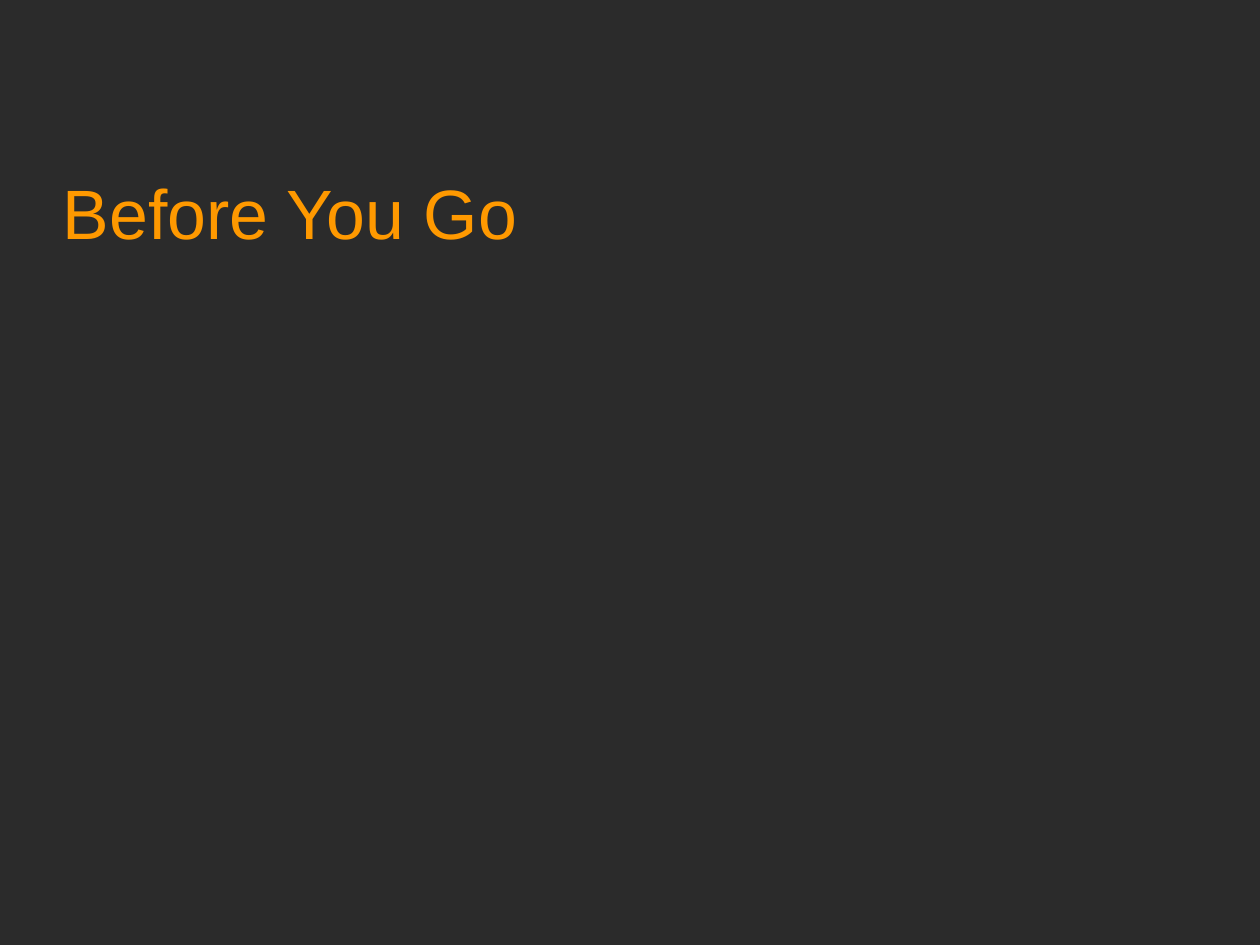
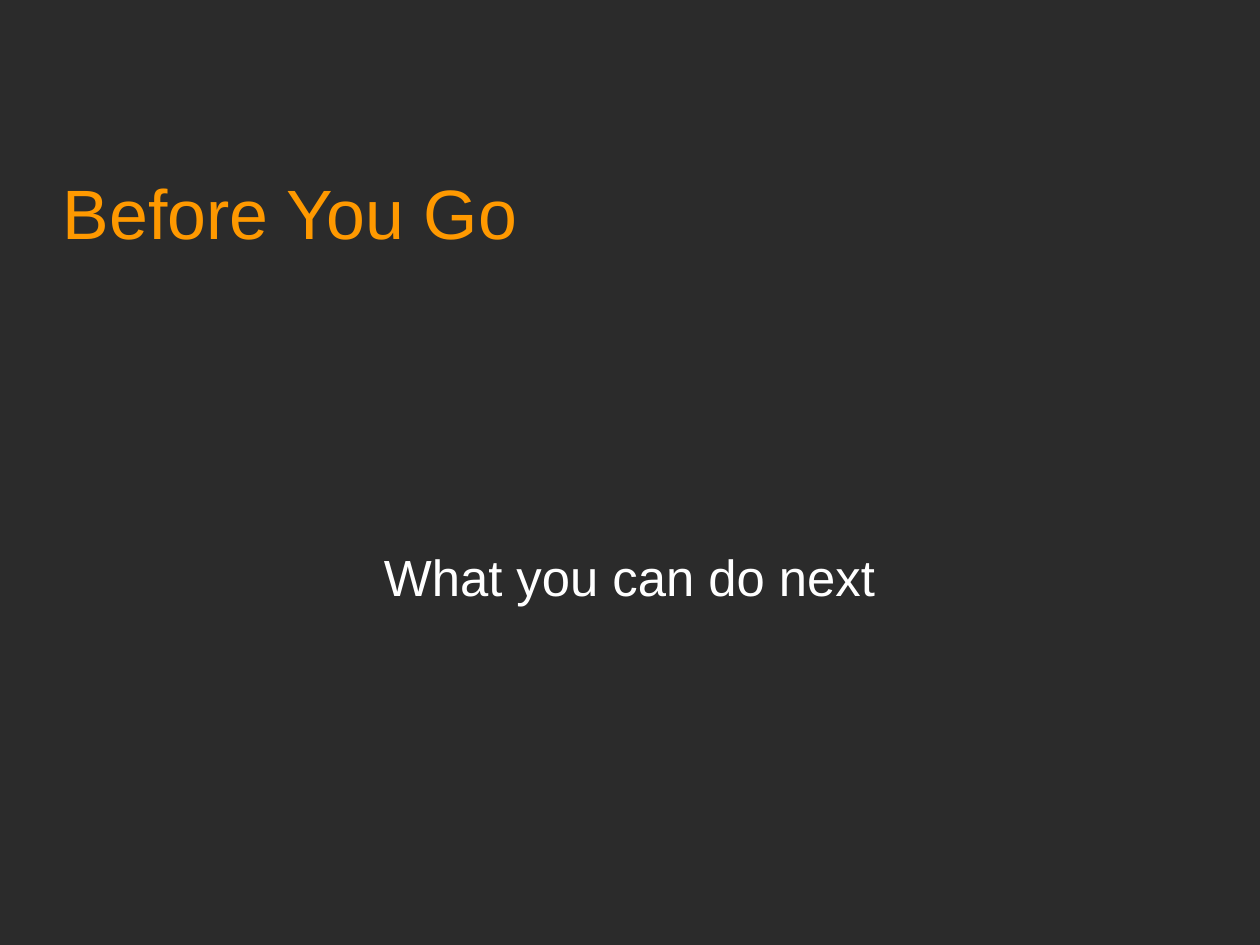
Before and after one commit to Academy-Soft-Intellect/Android-Programming-for-Beginners, a slide deck: slide 1 of 30_Before_You_Go.odp. Drawn at 1260x945 pixels with LibreOffice and Linux fonts; fonts in the diff are those of the drawing; background and template pictures are left out; a plain dark background stands for a picture behind light text. Boxes give left, top, right and bottom in pixels: in the first picture for what was removed or moved away, otherwise in the second. Text is boxed around its words. In the diff, an @@ line names an element or a change of style, - is before the commit and + after.

```diff
--- a/30_Before_You_Go.odp
+++ b/30_Before_You_Go.odp
@@ subtitle added at [384,559,875,607], 32 pt, text #FFFFFF @@
+What you can do next
```
Also in this commit, not shown: 1 other slide changed, 5 slides added.
